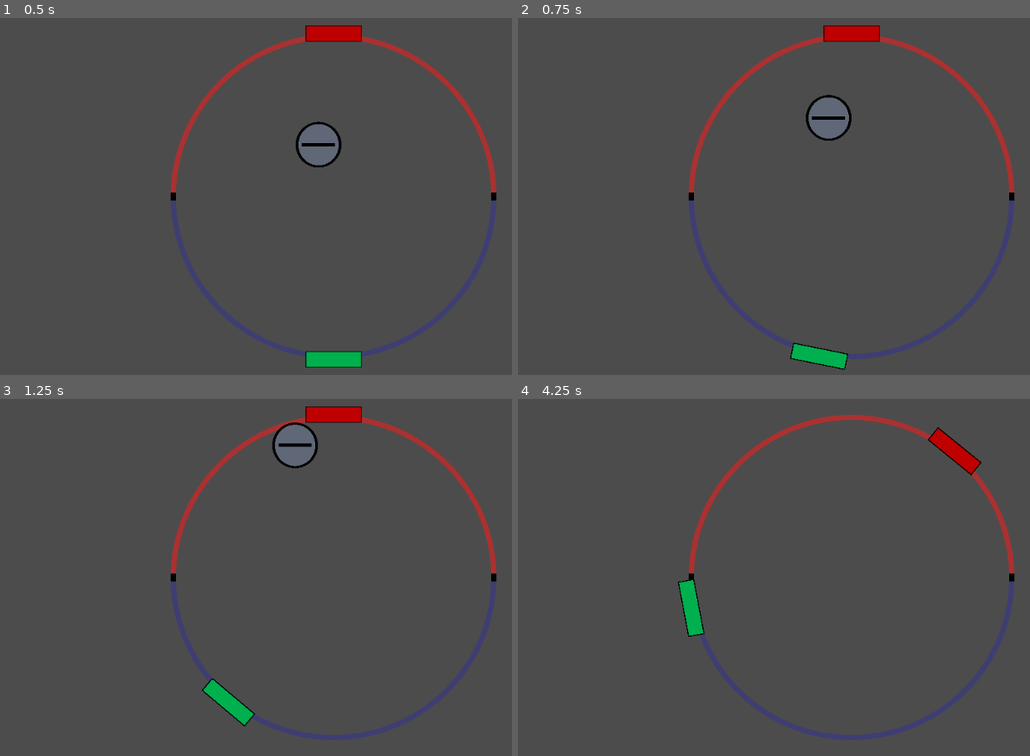
Above: before the commit, frames 1-4 (two rows, left to right).
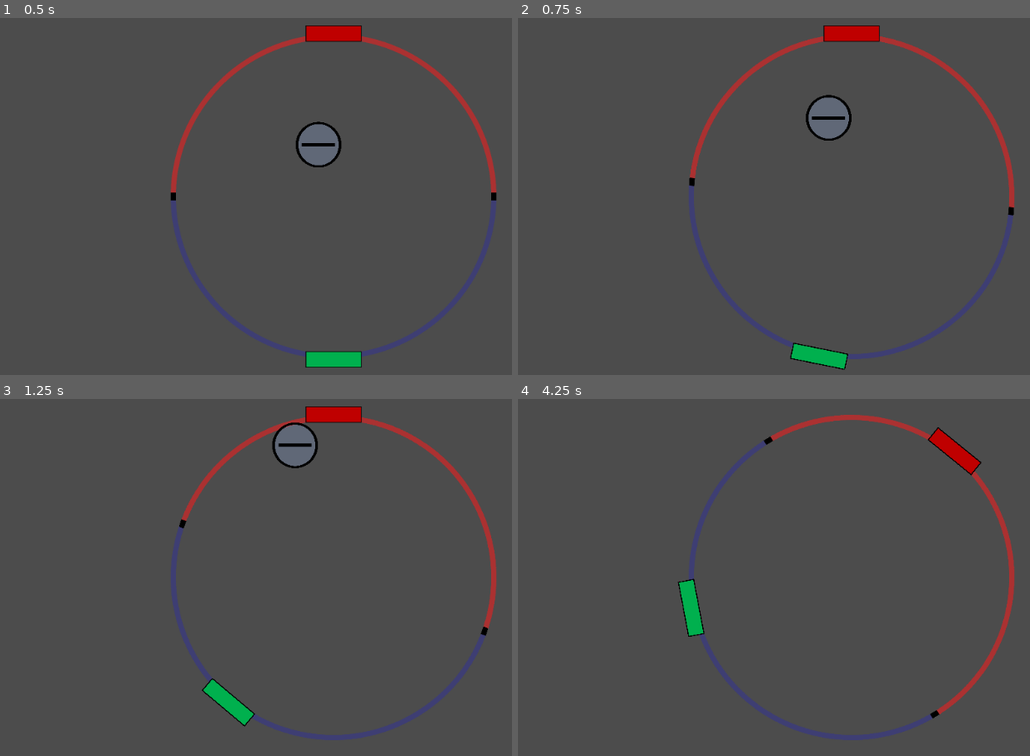
Above: after the commit, the same moments.

Repository: Nebulean/Electro-Pong
Game: Godot game, scene res://Scenes/Gameplay.tscn
Two runs of this game, one before a commit and one after it. Both use one fixed random seed, a clock stepped at 60 frames per second and the inputs below.
Inputs:
- Up to frame 1 (0.5 s): no input
- Up to frame 2 (0.75 s): hold Left (p1_clockwise) from 0.53 s (still down)
- Up to frame 3 (1.25 s): keep holding Left (p1_clockwise)
- Up to frame 4 (4.25 s): release Left (p1_clockwise) at 1.28 s; tap Right (p1_trigo) at 1.35 s; hold D (p2_clockwise) 2.03-2.78 s; tap Q (p2_trigo) at 2.85 s; hold Left (p1_clockwise) from 3.53 s (still down)

Frame 1 is identical in both runs. In frame 2, 0.2% of the frame differs, in the area x 33-98%, y 5-56%; in frame 3, 0.4%; in frame 4, 1.1%, in the area x 33-98%, y 4-90%.

Commit message:
Ring now rotates
The ring rotates with the player. For now it is only cosmetic.

Diff:
--- a/game/Scripts/Gameplay.gd
+++ b/game/Scripts/Gameplay.gd
@@ -18,7 +18,25 @@
 	p1.add_collision_exception_with(p2)
 	p2.add_collision_exception_with(p1)
 
+# The angles must be between 0 and 2*PI
+func angular_distance(alpha: float, beta: float) -> float:
+	assert(0 <= alpha && alpha <= 2*PI)
+	assert(0 <= beta && beta <= 2*PI)
+	if alpha > beta:
+		var temp := alpha
+		alpha = beta
+		beta = temp
 
-# Called every frame. 'delta' is the elapsed time since the previous frame.
-#func _process(delta: float) -> void:
-#	pass
+	var diff := beta - alpha
+	return min(diff, 2*PI - diff)
+
+func _physics_process(_delta: float) -> void:
+	# Ring rotation
+	var first_solution: float = (p1.angle + p2.angle)/2
+	var dist_to_first_solution := angular_distance(first_solution, ring.angle)
+	var second_solution := wrapf(first_solution + PI, 0, 2*PI)
+	var dist_to_second_solution := angular_distance(second_solution, ring.angle)
+	if dist_to_first_solution < dist_to_second_solution:
+		ring.angle = first_solution
+	else:
+		ring.angle = second_solution
--- a/game/Scripts/Player.gd
+++ b/game/Scripts/Player.gd
@@ -29,7 +29,7 @@
 	ring_radius = radius
 	position = position_from_angle(angle)
 
-func position_from_angle(alpha) -> Vector2:
+func position_from_angle(alpha: float) -> Vector2:
 	return ring_center + ring_radius * Vector2(cos(alpha), sin(alpha))
 
 func _input(event):
@@ -54,9 +54,9 @@
 func _physics_process(delta):
 	var lastAngle = angle
 	if is_clockwise:
-		angle = angle + angle_step * delta
+		angle = wrapf(angle + angle_step * delta, 0, 2*PI)
 	if is_trigo:
-		angle = angle - angle_step * delta
+		angle = wrapf(angle - angle_step * delta, 0, 2*PI)
 	move_and_collide(
 		position_from_angle(angle) - position_from_angle(lastAngle))
 	rotate(angle - lastAngle)
--- a/game/Scripts/Ring.gd
+++ b/game/Scripts/Ring.gd
@@ -2,12 +2,7 @@
 
 class_name Ring
 
+var angle: float = 0
 
-# Called when the node enters the scene tree for the first time.
-func _ready():
-	pass
-
-
-# Called every frame. 'delta' is the elapsed time since the previous frame.
-#func _process(delta):
-#	pass
+func _physics_process(_delta: float) -> void:
+	set_rotation(angle)
